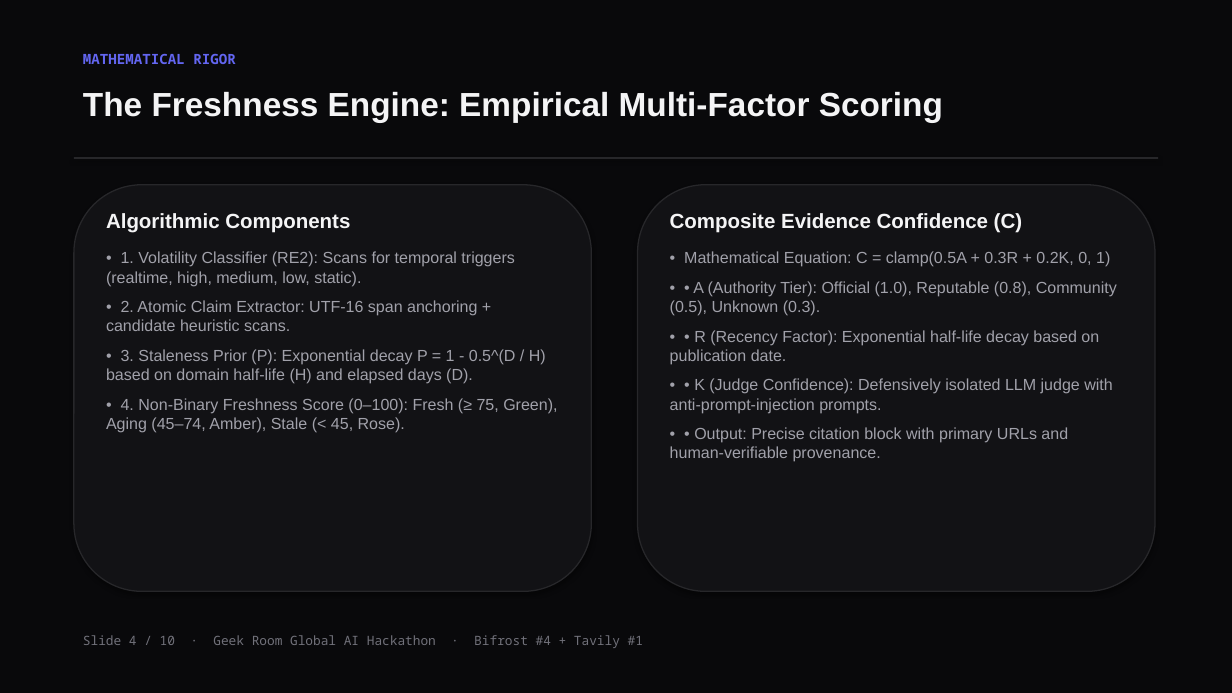
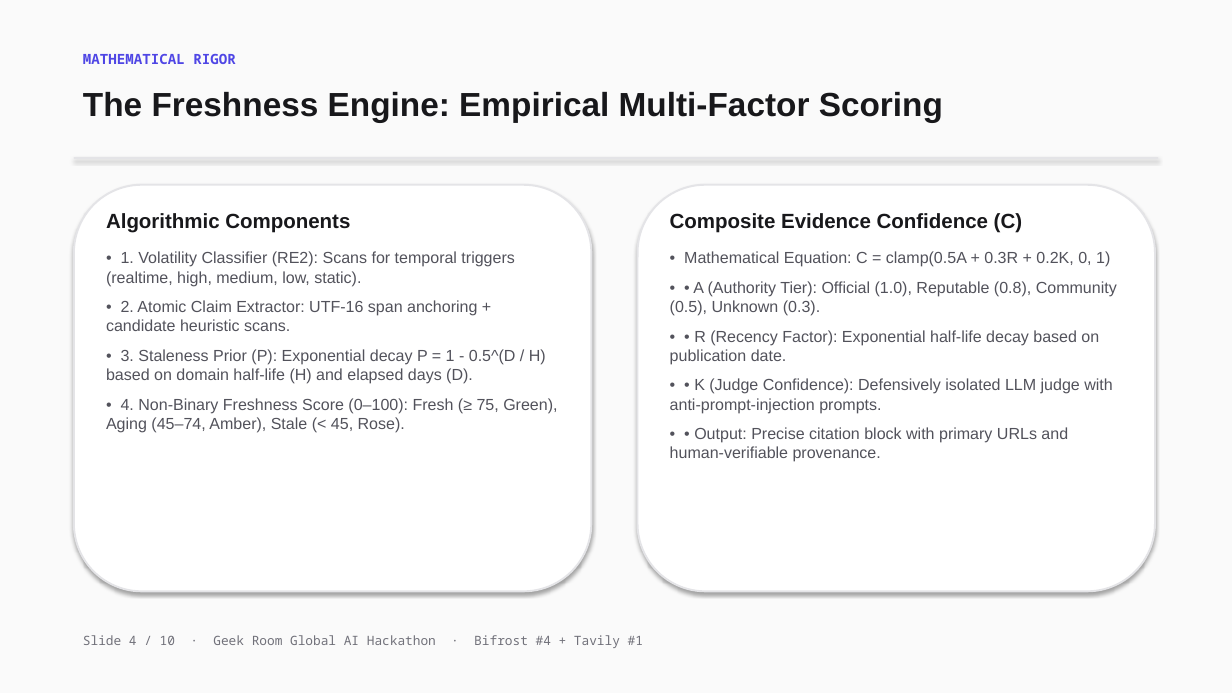
Before and after one commit to farhanmallik05/freshgate-freshlens, a slide deck: slide 4 of plan/FreshGate_FreshLens_Presentation.pptx. Drawn at 1232x693 pixels with LibreOffice and Linux fonts; fonts in the diff are those of the drawing. Boxes give left, top, right and bottom in pixels: in the first picture for what was removed or moved away, otherwise in the second. Text is boxed around its words. In the diff, an @@ line names an element or a change of style, - is before the commit and + after.

Commit message:
style(presentation): convert PPTX deck to clean Swiss light mode and add theme toggle to HTML deck

```diff
--- a/plan/FreshGate_FreshLens_Presentation.pptx
+++ b/plan/FreshGate_FreshLens_Presentation.pptx
@@ rectangle at <box>0,0,1232,693</box>: fill #09090B to #FAFAFA @@
@@ text "MATHEMATICAL RIGOR" at <box>83,54,235,64</box>: text colour #6366F1 to #4F46E5 @@
@@ text "The Freshness Engine: Empirical Multi-Factor ..." at <box>83,92,943,122</box>: text colour #F4F4F5 to #18181B @@
@@ rectangle at <box>74,157,1158,159</box>: fill #27272A to #E4E4E7 @@
@@ rounded rectangle at <box>74,185,592,592</box>: fill #121215 to #FFFFFF; outline #27272A 1 pt to #E4E4E7 1.5 pt @@
@@ text "Algorithmic Components" at <box>106,213,557,433</box>: text colour #F4F4F5 to #18181B in "Algorithmic Components"; text colour #A1A1AA to #52525B @@
@@ rounded rectangle at <box>638,185,1155,592</box>: fill #121215 to #FFFFFF; outline #27272A 1 pt to #E4E4E7 1.5 pt @@
@@ text "Composite Evidence Confidence (C)" at <box>670,213,1117,462</box>: text colour #F4F4F5 to #18181B in "Composite Evidence Confidence (C)"; text colour #A1A1AA to #52525B @@
```
Also in this commit, not shown: 9 other slides changed, 3 other files.
